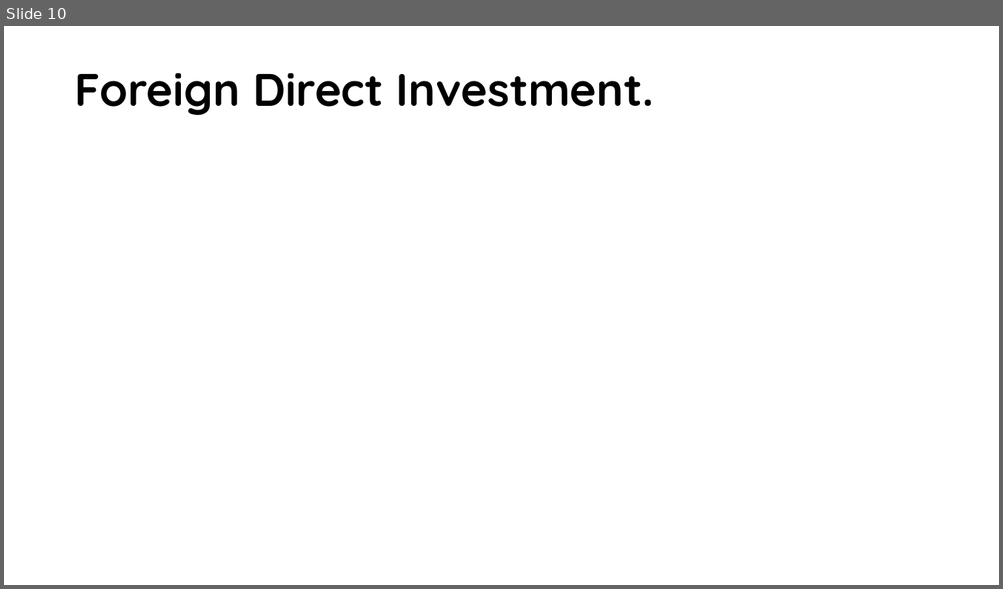
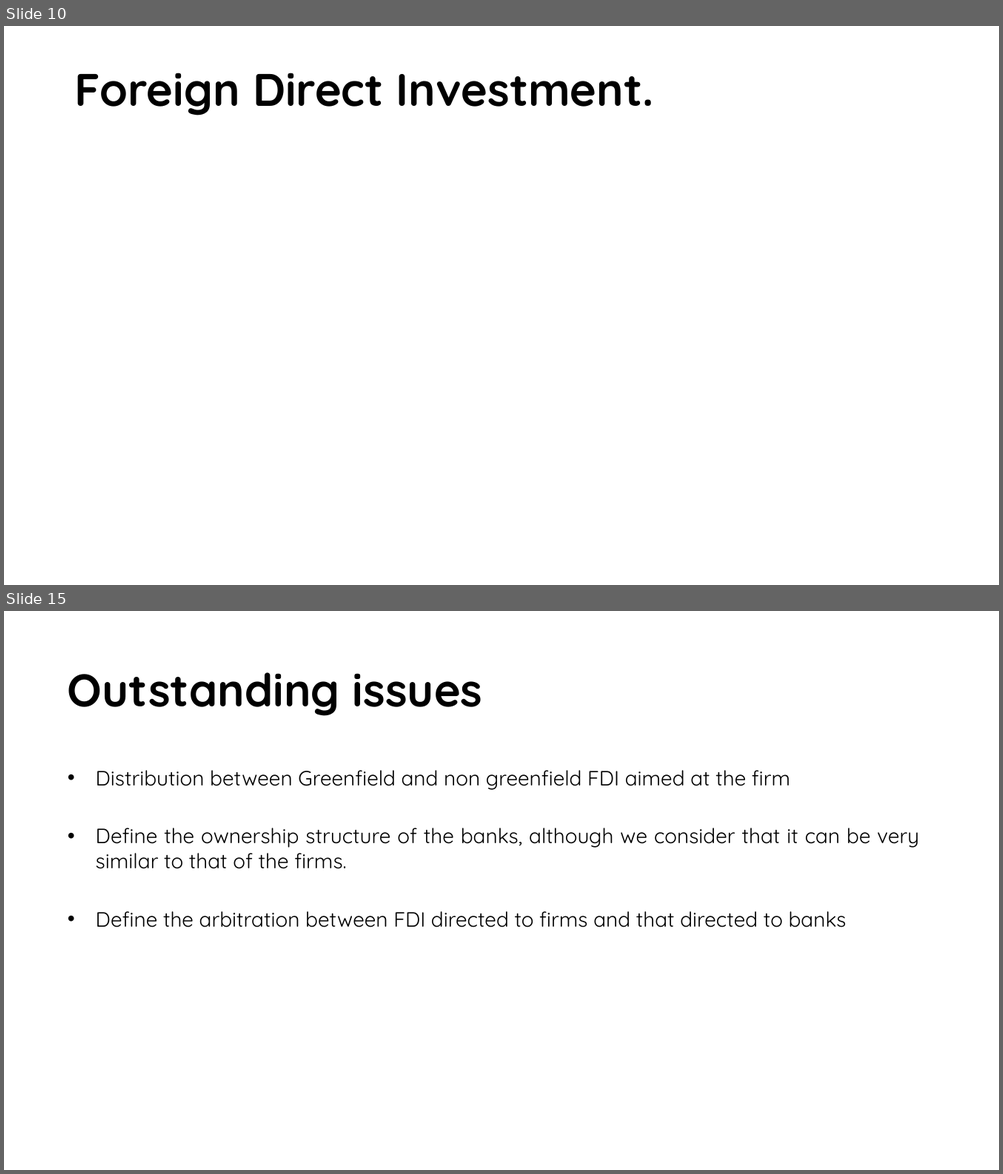
Before and after one commit to jhanandrade/AFD-Project, a slide deck: Documentos/Modelling Colombia Economy- Stock-Flow Consistent Prototype Growth Model.pptx. Shown one above the other, each under a label of ours: slide 10 before the commit, slides 10 and 15 after it; the slides between them are not shown. The pictures are 1003x589 and 1003x1174 pixels, drawn with LibreOffice and Linux fonts; fonts in the diff are those of the drawing; grey boxes stand for pictures; background and template pictures are left out. Boxes give left, top, right and bottom in pixels: in the first picture for what was removed or moved away, otherwise in the second. Text is boxed around its words. In the diff, an @@ line names an element or a change of style, - is before the commit and + after.

```diff
--- a/Documentos/Modelling Colombia Economy- Stock-Flow Consistent Prototype Growth Model.pptx
+++ b/Documentos/Modelling Colombia Economy- Stock-Flow Consistent Prototype Growth Model.pptx
@@ slide 15 added at (4,611,999,1170), background #FFFFFF @@
@@ title added at (68,672,482,716), 44 pt, text #000000, bold @@
+Outstanding issues
@@ text added at (96,770,919,928), 20 pt, text #000000 @@
+• Distribution between Greenfield and non greenfield FDI aimed at the firm
+• Define the ownership structure of the banks, although we consider that it can be very similar to that of the firms.
+• Define the arbitration between FDI directed to firms and that directed to banks
```
Also in this commit, not shown: 1 slide changed, 5 other slides added, 1 slide removed, 1 other file.
